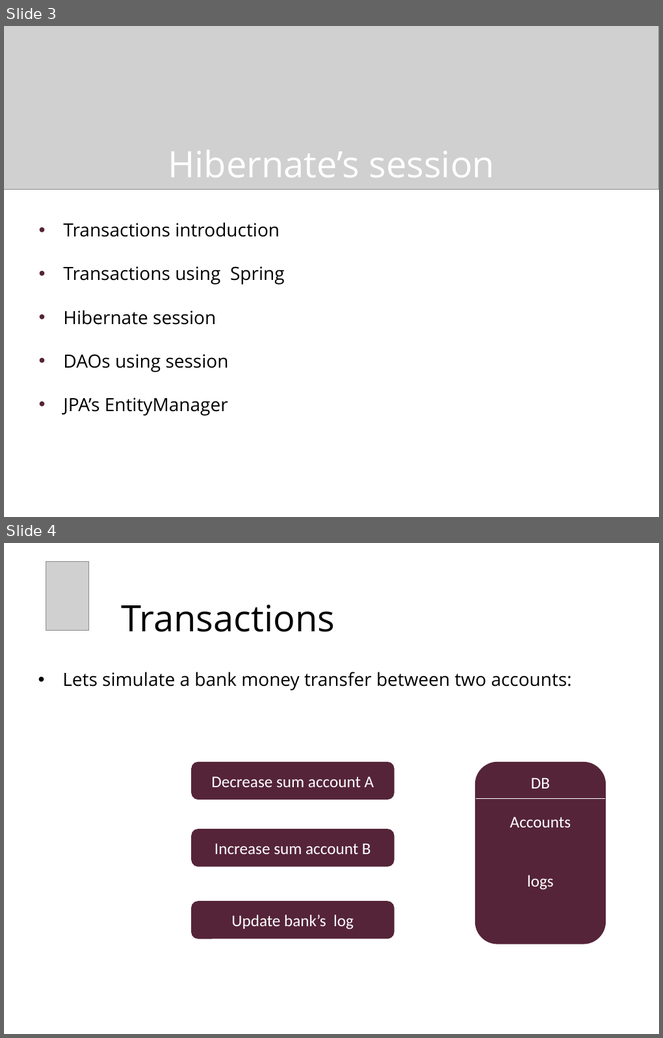
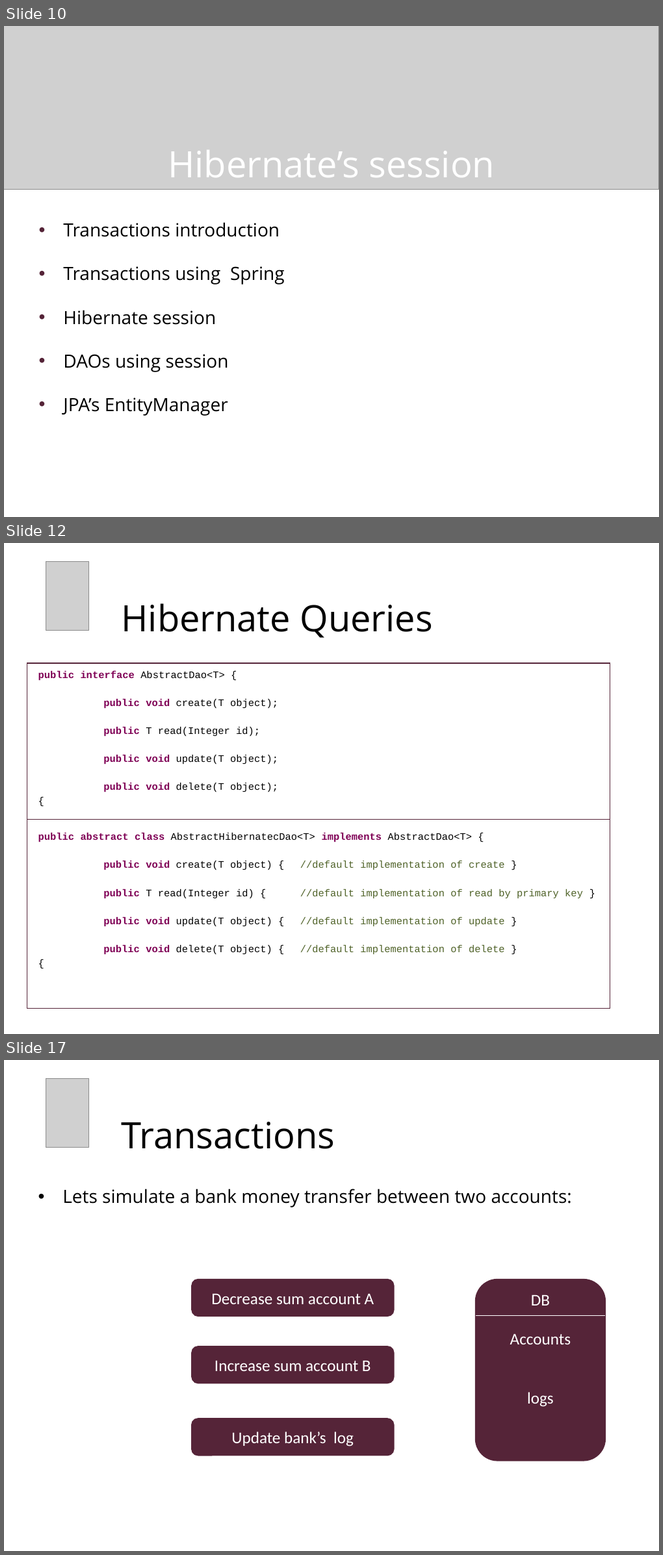
Before and after one commit to chaimt/Tikal-Java-RoadMap, a slide deck: Presentations/9 - HibernateSession.pptx. Shown one above the other, each under a label of ours: slides 3 and 4 before the commit, slides 10, 12 and 17 after it; the slides between them are not shown. The pictures are 663x1038 and 663x1555 pixels, drawn with LibreOffice and Linux fonts; fonts in the diff are those of the drawing; grey boxes stand for pictures; background and template pictures are left out. Boxes give left, top, right and bottom in pixels: in the first picture for what was removed or moved away, otherwise in the second. Text is boxed around its words. In the diff, an @@ line names an element or a change of style, - is before the commit and + after.

```diff
--- a/Presentations/9 - HibernateSession.pptx
+++ b/Presentations/9 - HibernateSession.pptx
@@ slide 12 added at <box>4,543,659,1034</box>, background picture (left out) @@
@@ picture added at <box>46,561,89,630</box> @@
@@ title added at <box>122,603,433,638</box>, 40 pt, text #000000 @@
+Hibernate Queries
@@ rectangle added at <box>27,663,610,1009</box>, fill #FFFFFF, outline #552438 1 pt @@
@@ text added at <box>38,670,583,955</box>, 11 pt, text #000000 @@
+public interface AbstractDao<T> {
+public void create(T object);
+public T read(Integer id);
+public void update(T object);
+public void delete(T object);
+{
+public abstract class AbstractHibernatecDao<T> implements AbstractDao<T> {
+public void create(T object) { //default implementation of create }
+public T read(Integer id) { //default implementation of read by primary key }
+public void update(T object) { //default implementation of update }
+public void delete(T object) { //default implementation of delete }
+{
@@ line added from (27, 819) to (610, 819), #552438 0.75 pt @@
@@ what was slide 3 is now slide 10 @@
@@ what was slide 4 is now slide 17 @@
```
Also in this commit, not shown: 2 slides changed, 5 other slides added, 1 other file.
